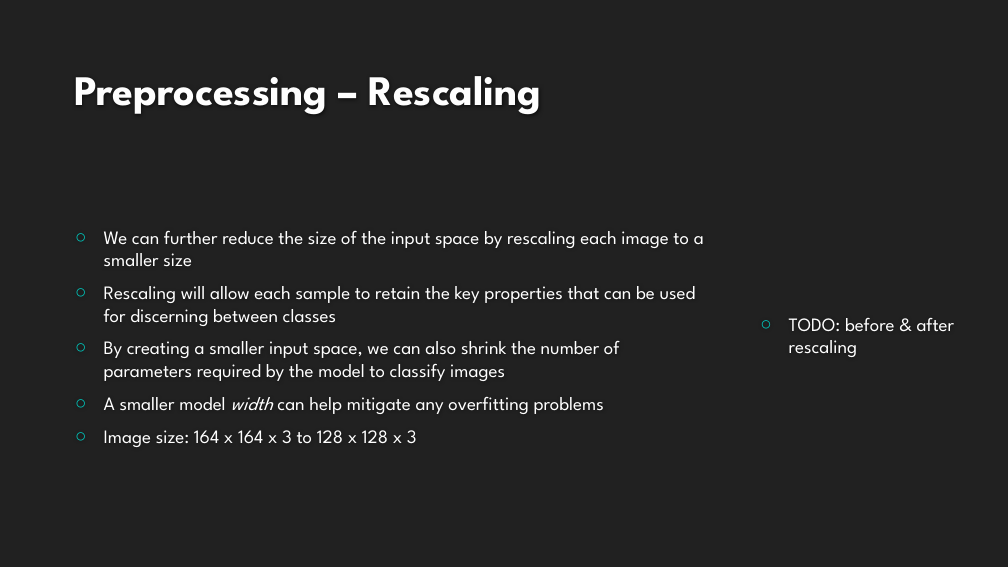
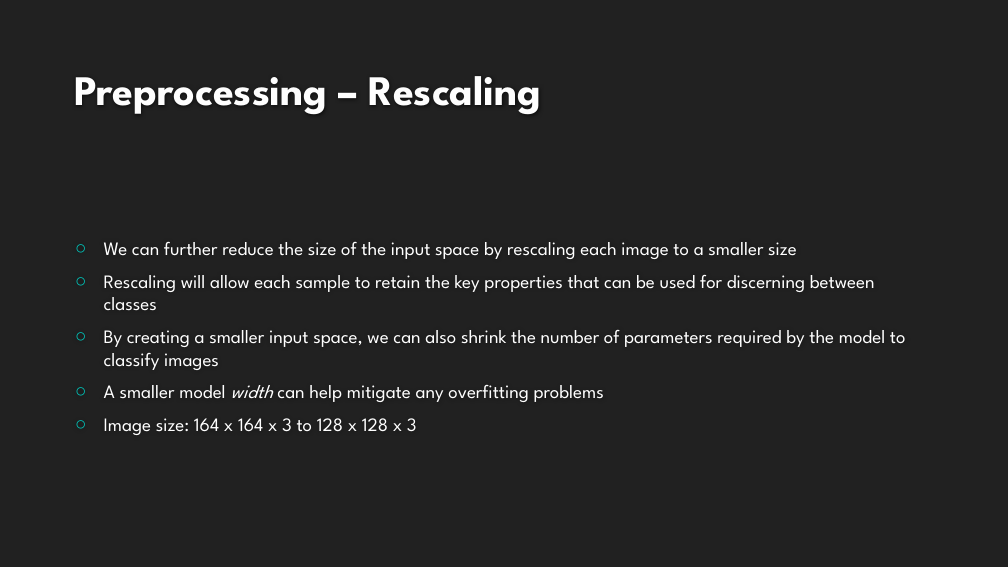
Before and after one commit to landonbuell/Buell-Masters-Project, a slide deck: slide 9 of milestones/BUELL_ENGR6970_Milestone04.pptx (slide 8 before the commit). Drawn at 1008x567 pixels with LibreOffice and Linux fonts; fonts in the diff are those of the drawing; background and template pictures are left out. Boxes give left, top, right and bottom in pixels: in the first picture for what was removed or moved away, otherwise in the second. Text is boxed around its words. In the diff, an @@ line names an element or a change of style, - is before the commit and + after.

Commit message:
begun section on classification model

```diff
--- a/milestones/BUELL_ENGR6970_Milestone04.pptx
+++ b/milestones/BUELL_ENGR6970_Milestone04.pptx
@@ text "We can further reduce the ..." rewrapped from (x1=104, y1=231, x2=704, y2=447) to (x1=104, y1=242, x2=906, y2=435) @@
@@ text removed at (x1=789, y1=318, x2=955, y2=357) @@
-○ TODO: before & after rescaling
```
Also in this commit, not shown: 3 other slides changed, 10 slides added, 1 slide removed.
